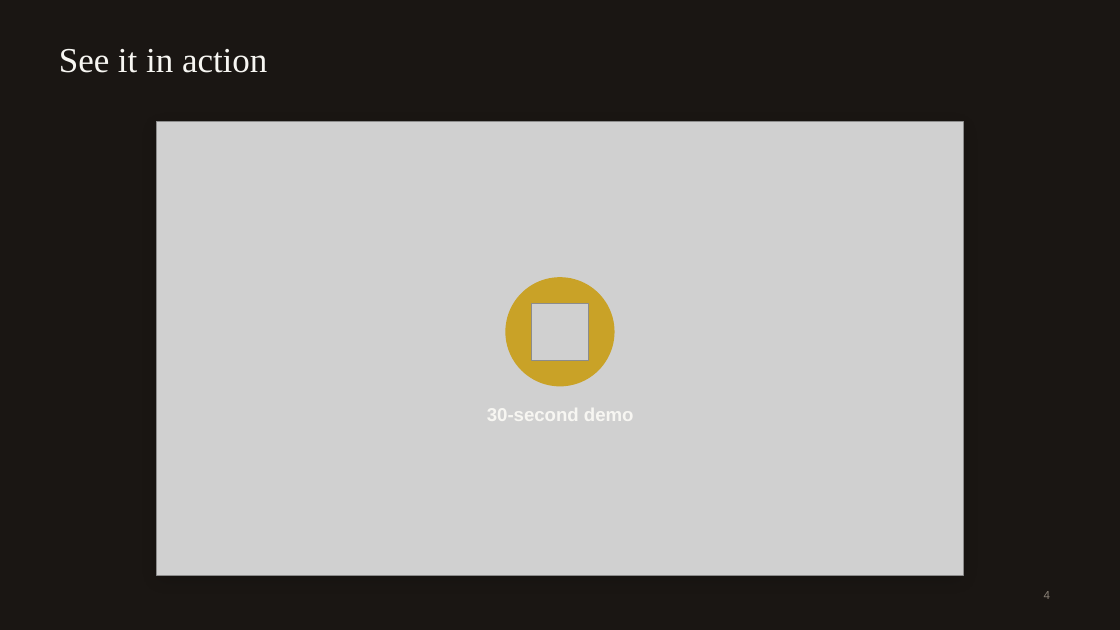
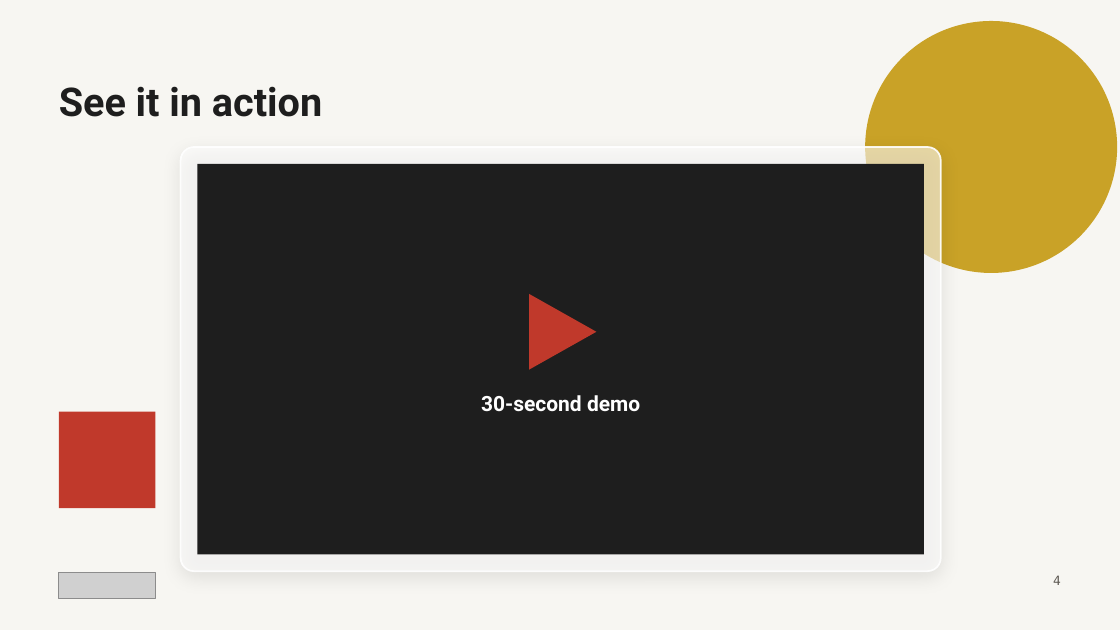
Before and after one commit to PanotAbhay/aihackathon, a slide deck: slide 4 of pitch/Compose-pitch.pptx. Drawn at 1120x630 pixels with LibreOffice and Linux fonts; fonts in the diff are those of the drawing; grey boxes stand for pictures. Boxes give left, top, right and bottom in pixels: in the first picture for what was removed or moved away, otherwise in the second. Text is boxed around its words. In the diff, an @@ line names an element or a change of style, - is before the commit and + after.

Commit message:
Reposition the pitch deck on the product, in the app's brand
Seven product-only slides for individuals rather than newsrooms: Compose between
Word and Canva, how it works, the demo, drag-to-fill and what's inside. The deck
uses the app's colours and type (Baskervville, Satoshi, Roboto Mono) with the
Compose logo, Bauhaus blocks and glass cards; the scripts and PDF match it.
pitch/fonts holds installable copies of the fonts for presenters.

```diff
--- a/pitch/Compose-pitch.pptx
+++ b/pitch/Compose-pitch.pptx
@@ background #1A1613 to #F7F6F2 @@
@@ ellipse added at [865, 21, 1117, 273], fill #C9A227 @@
@@ text "See it in action": place and size @@
-text "See it in action" at [59, 49, 267, 73]
+text "See it in action" at [59, 86, 322, 117]
@@ text "See it in action" at [59, 86, 322, 117]: size 30 to 34 pt, font Times New Roman to Roboto, text colour #F7F6F2 to #1E1E1E, bold on; line spacing 1 to 0.95; vertical alignment top to middle @@
@@ picture removed at [157, 122, 964, 576] @@
@@ rounded rectangle: place and size @@
-rounded rectangle at [157, 122, 964, 576]
+rounded rectangle at [181, 147, 941, 571]
@@ rounded rectangle at [181, 147, 941, 571]: fill #34302B to #FFFFFF at 58% opacity; outline none to #FFFFFF 1.5 pt; shadow changed; proportions changed @@
@@ rectangle added at [197, 164, 924, 555], fill #1E1E1E @@
@@ ellipse removed at [506, 277, 615, 386] @@
@@ triangle added at [529, 294, 597, 370], fill #C0392B @@
@@ picture removed at [532, 303, 589, 360] @@
@@ rectangle added at [59, 412, 155, 508], fill #C0392B @@
@@ text "30-second demo": place and size @@
-text "30-second demo" at [487, 405, 634, 426]
+text "30-second demo" at [481, 395, 640, 411]
@@ text "30-second demo" at [481, 395, 640, 411]: size 16 to 18 pt, font Arial to Roboto, text colour #F7F6F2 to #FFFFFF @@
@@ picture added at [59, 573, 155, 598] @@
@@ text "4": place and size @@
-text "4" at [1044, 591, 1050, 599]
+text "4" at [1053, 575, 1061, 585]
@@ text "4" at [1053, 575, 1061, 585]: size 10 to 11 pt, font Arial to DejaVu Sans Mono, text colour #8A8177 to #5E5A54 @@
```
Also in this commit, not shown: 2 other slides changed, 4 slides added, 9 slides removed, 9 other files.
